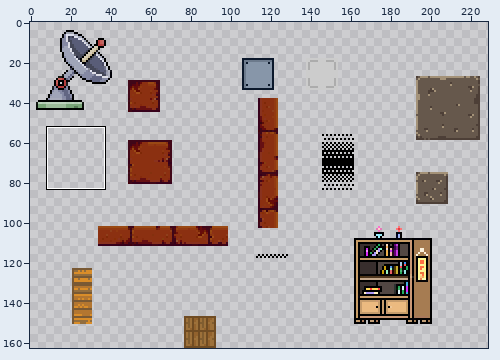
Sprite sheet, stored at Sprites/trankeraiada.png. Above: a wide view before the commit, with the close-up outlined.
Close-up. Old version:
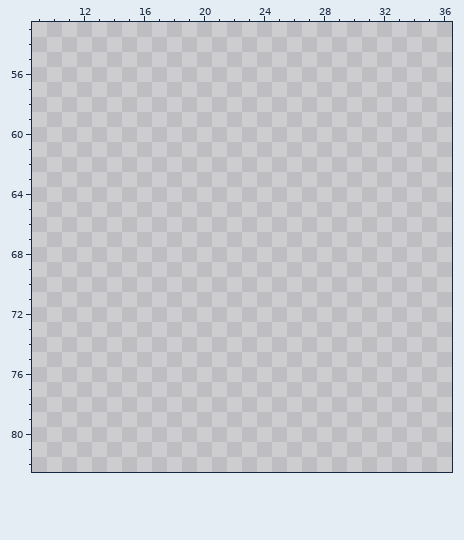
The file is 241x163 pixels. Colours within 5 levels of each other are drawn and written as one. Shown: x 9..36, y 53..82. The wide view leaves out empty margins.
Palette (. is transparent): 
And afterwards:
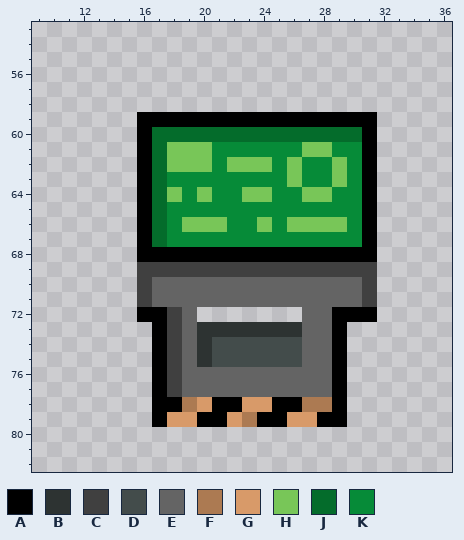
Colours new in this view: A #000000  B #2d3332  C #404040  D #434c4b  E #646464  F #ac7a52  G #d89a69  H #78c658  J #046c2b  K #068b38
From old to new:
Changed rows in their new state; - is an unchanged pixel.
first column x 16:
59 AAAAAAAAAAAAAAAA
60 AJJJJJJJJJJJJJJA
61 AJHHHKKKKKKHHKKA
62 AJHHHKHHHKHKKHKA
63 AJKKKKKKKKHKKHKA
64 AJHKHKKHHKKHHKKA
65 AJKKKKKKKKKKKKKA
66 AJKHHHKKHKHHHHKA
67 AJKKKKKKKKKKKKKA
68 AAAAAAAAAAAAAAAA
69 CCCCCCCCCCCCCCCC
70 CEEEEEEEEEEEEEEC
71 CEEEEEEEEEEEEEEC
72 AACE-------EEAAA
73 -ACEBBBBBBBEEA--
74 -ACEBDDDDDDEEA--
75 -ACEBDDDDDDEEA--
76 -ACEEEEEEEEEEA--
77 -ACEEEEEEEEEEA--
78 -AAFGAAGGAAFFA--
79 -AGGAAGFAAGGAA--
